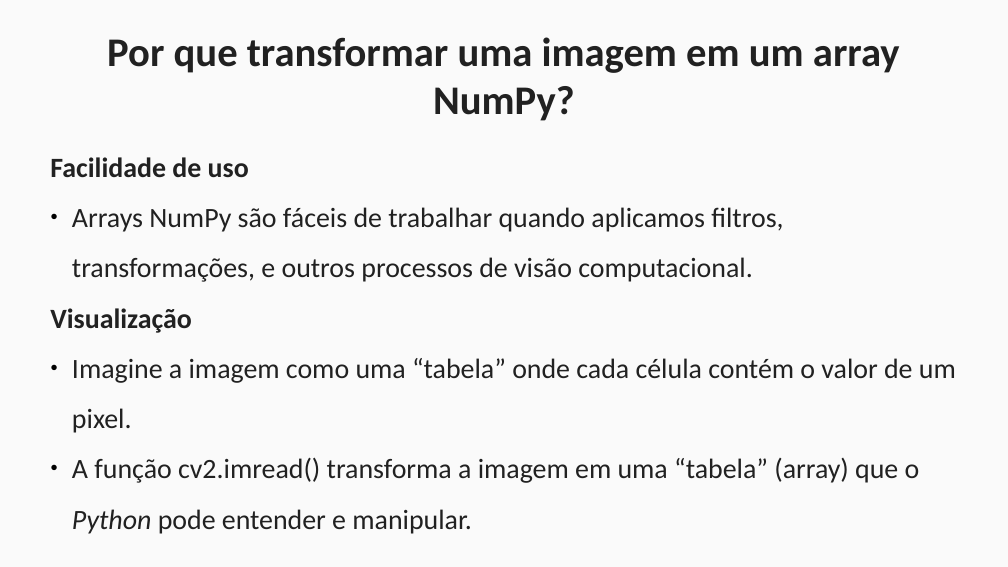
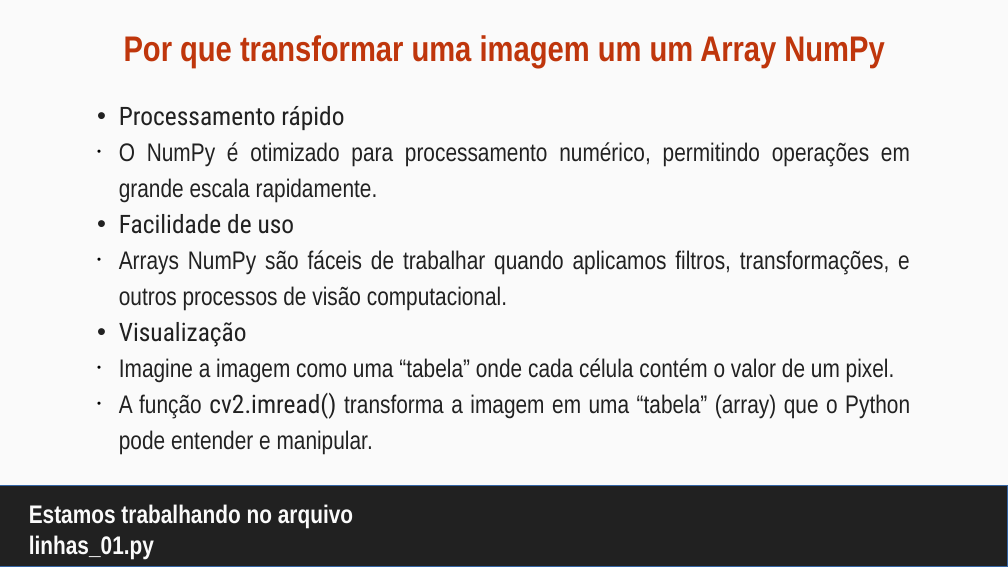
Before and after one commit to maurizioprizzi/finding_lanes, a slide deck: slide 9 of computer_vision_encounter_01.odp (slide 8 before the commit). Drawn at 1008x567 pixels with LibreOffice and Linux fonts; fonts in the diff are those of the drawing. Boxes give left, top, right and bottom in pixels: in the first picture for what was removed or moved away, otherwise in the second. Text is boxed around its words. In the diff, an @@ line names an element or a change of style, - is before the commit and + after.

```diff
--- a/computer_vision_encounter_01.odp
+++ b/computer_vision_encounter_01.odp
@@ title "Por que transformar uma imagem ..." at [124, 35, 884, 68]: vertical alignment top to middle @@
@@ title at [124, 35, 884, 68]: text changed; size 32 to 28 pt; font Calibri to Arial Narrow; text colour #212121 to #BF360C @@
-Por que transformar uma imagem em um array NumPy?
+Por que transformar uma imagem um um Array NumPy
@@ subtitle "Processamento rápido": place and size @@
-subtitle "Processamento rápido" at [50, 157, 956, 534]
+subtitle "Processamento rápido" at [119, 106, 910, 455]
@@ subtitle at [119, 106, 910, 203]: paragraphs added @@
+• Processamento rápido
+• O NumPy é otimizado para processamento numérico, permitindo operações em grande escala rapidamente.
@@ subtitle at [119, 214, 910, 455]: size 22 to 20 pt in "Facilidade de uso", "Arrays NumPy são fáceis de trabalhar quando ...", "Visualização", "Imagine a imagem como uma “tabela” onde ..." and 1 more places; font Calibri to Roboto Condensed in "Facilidade de uso", "Visualização", "cv2.imread()"; bold off in "Facilidade de uso", "Visualização"; font Calibri to Arial Narrow in "Arrays NumPy são fáceis de trabalhar quando ...", "Imagine a imagem como uma “tabela” onde ...", "A função transforma a imagem em uma ..."; italic off in "Python"; alignment left to justified; bullet none to •; line spacing 1.5 to 28.4pt; bullet ● to • @@
@@ rectangle added at [0, 486, 1008, 567], fill #212121, outline #3465A4 0 pt @@
@@ title added at [29, 504, 353, 560], 20 pt, text #FAFAFA, bold @@
+Estamos trabalhando no arquivo linhas_01.py
```
Also in this commit, not shown: 13 other slides changed, 4 slides added, 4 slides removed, 6 other files.
